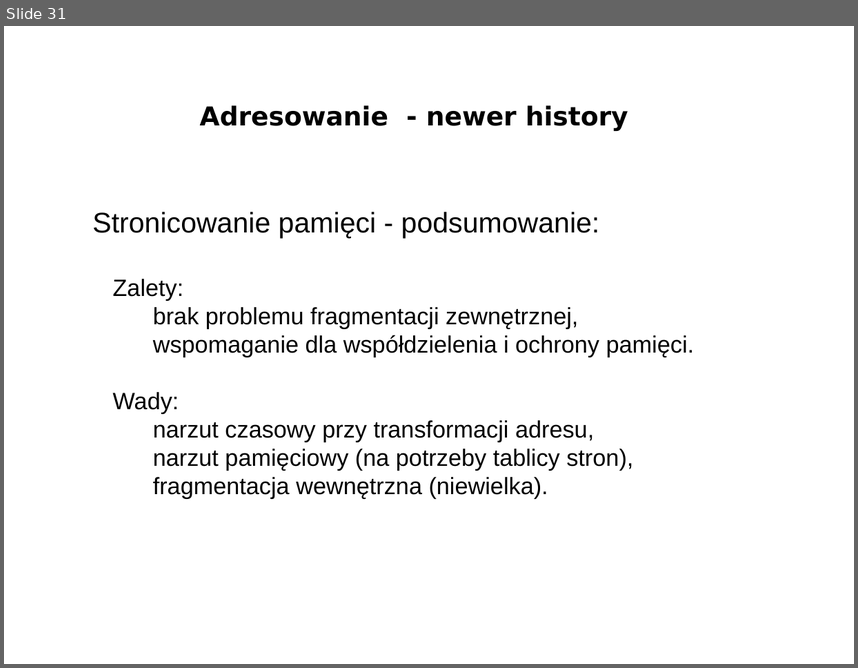
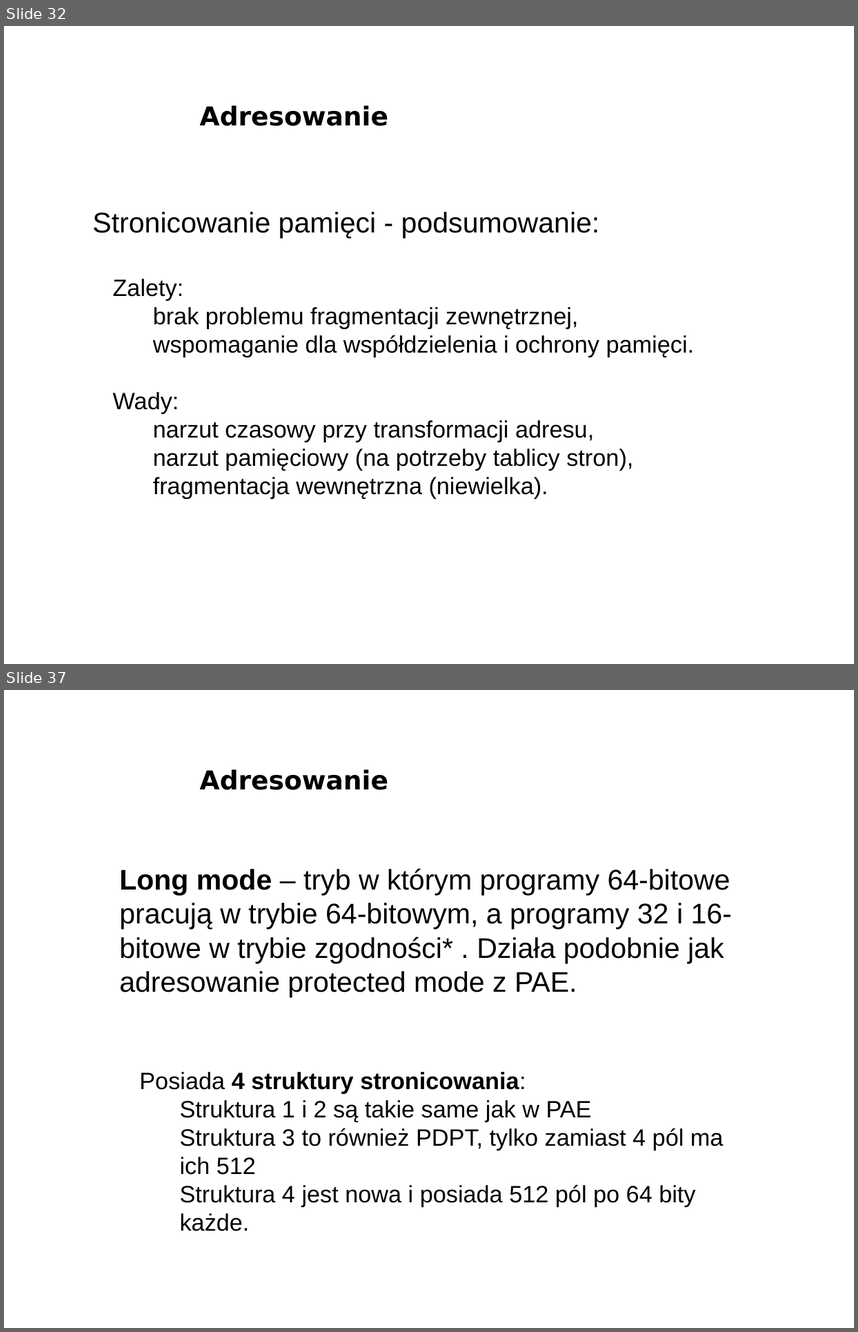
Before and after one commit to bercik/pn_prezentacja, a slide deck: śmieszki_i_inne_zwierzęta/prezentacja.odp. Shown one above the other, each under a label of ours: slide 31 before the commit, slides 32 and 37 after it; the slides between them are not shown. The pictures are 858x668 and 858x1332 pixels, drawn with LibreOffice and Linux fonts; fonts in the diff are those of the drawing; background and template pictures are left out. Boxes give left, top, right and bottom in pixels: in the first picture for what was removed or moved away, otherwise in the second. Text is boxed around its words. In the diff, an @@ line names an element or a change of style, - is before the commit and + after.

Commit message:
adresowanie jest całe

```diff
--- a/śmieszki_i_inne_zwierzęta/prezentacja.odp
+++ b/śmieszki_i_inne_zwierzęta/prezentacja.odp
@@ slide 37 added at box(4, 690, 854, 1328), background picture (left out) @@
@@ title added at box(200, 769, 388, 790), 22 pt, text #000000, bold @@
+Adresowanie
@@ text added at box(119, 868, 732, 1231), 20 pt, text #000000 @@
+Long mode – tryb w którym programy 64-bitowe pracują w trybie 64-bitowym, a programy 32 i 16-bitowe w trybie zgodności* . Działa podobnie jak adresowanie protected mode z PAE.
+● Posiada 4 struktury stronicowania:
+    ● Struktura 1 i 2 są takie same jak w PAE
+    ● Struktura 3 to również PDPT, tylko zamiast 4 pól ma ich 512
+    ● Struktura 4 jest nowa i posiada 512 pól po 64 bity każde.
@@ what was slide 31 is now slide 32 @@
@@ slide 32 changed as well @@
@@ title at box(200, 105, 388, 126): text changed @@
-Adresowanie - newer history
+Adresowanie
```
Also in this commit, not shown: 13 other slides changed, 12 other slides added, 3 slides removed.
